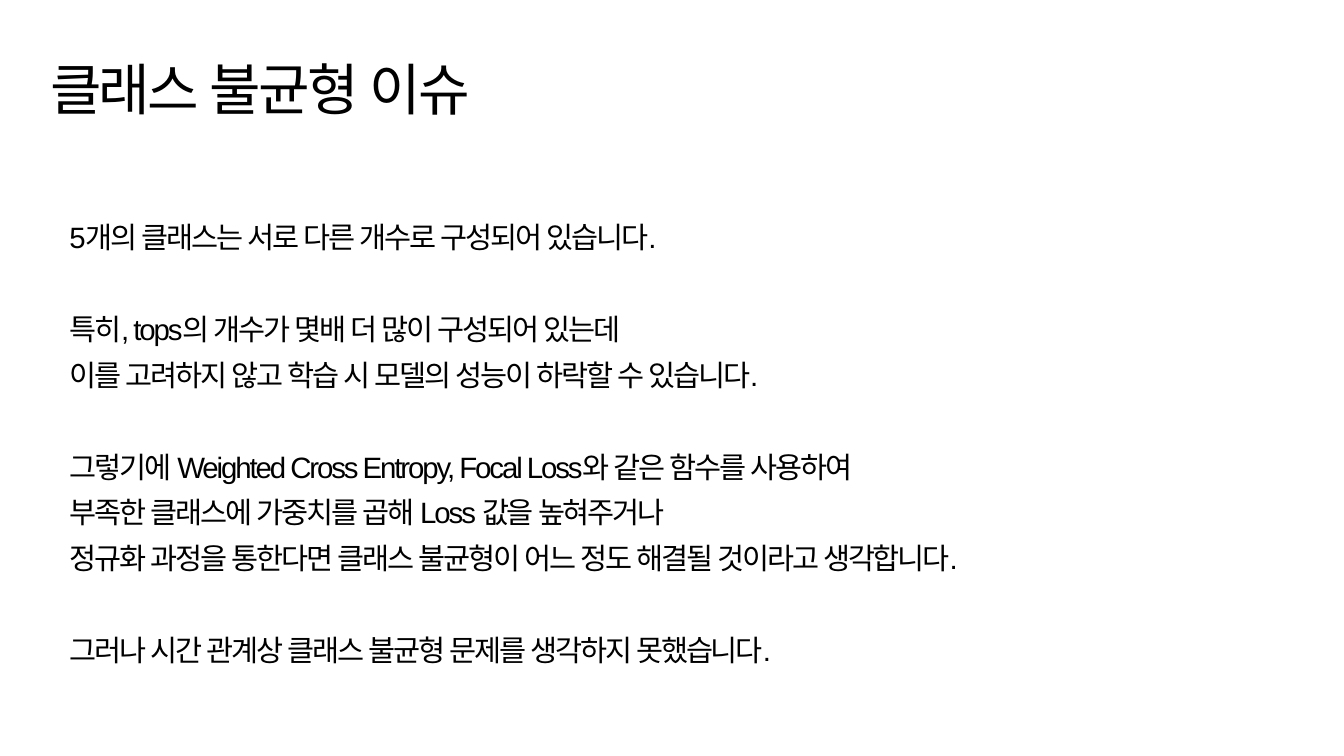
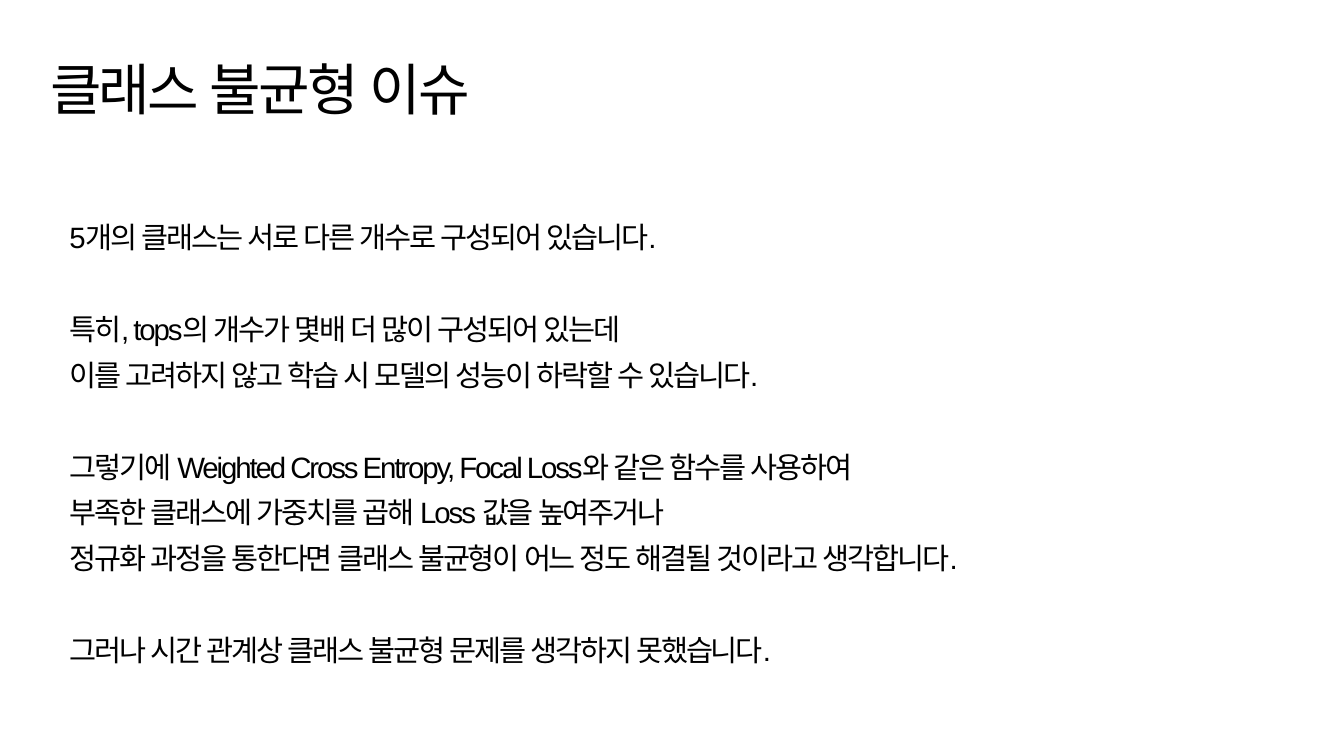
Before and after one commit to suk-6/22-dcc, a slide deck: slide 15 of 춘식이 발표자료.pptx. Drawn at 1344x756 pixels with LibreOffice and Linux fonts; fonts in the diff are those of the drawing; background and template pictures are left out. Boxes give left, top, right and bottom in pixels: in the first picture for what was removed or moved away, otherwise in the second. Text is boxed around its words. In the diff, an @@ line names an element or a change of style, - is before the commit and + after.

```diff
--- a/춘식이 발표자료.pptx
+++ b/춘식이 발표자료.pptx
@@ text at <box>69,498,665,526</box>: text changed @@
-부족한 클래스에 가중치를 곱해 Loss 값을 높혀주거나
+부족한 클래스에 가중치를 곱해 Loss 값을 높여주거나
```
Also in this commit, not shown: 9 other slides changed.
